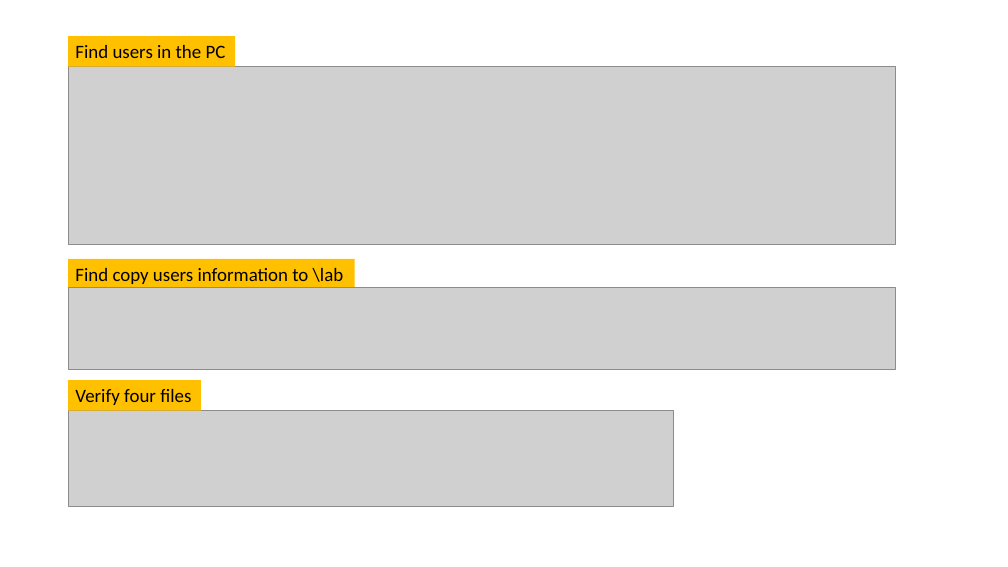
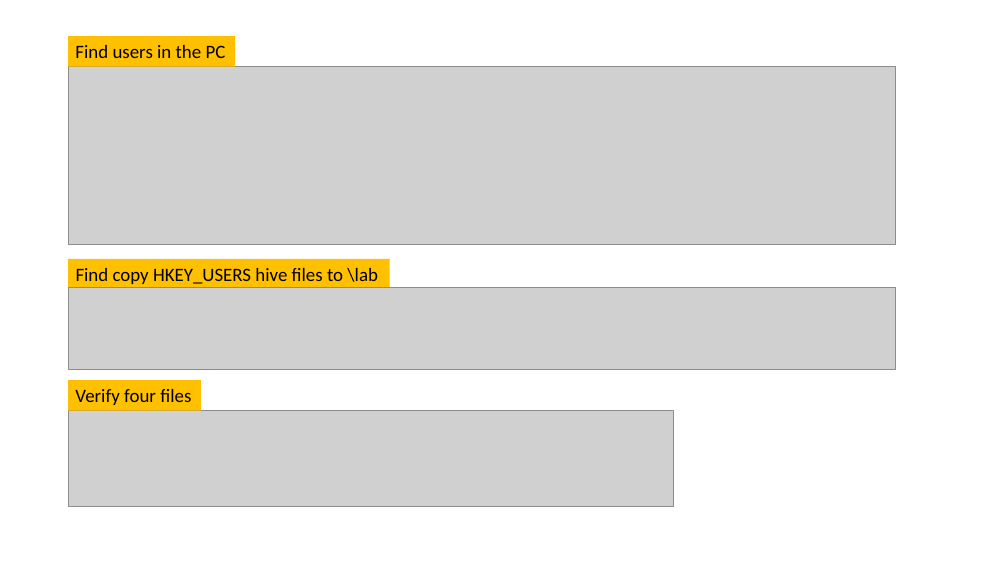
Before and after one commit to frankwxu/digital-forensics-lab, a slide deck: slide 37 of NIST_Data_Leakage_Case/NIST_Data_Leakage_00_Env_Setting.pptx (slide 27 before the commit). Drawn at 1008x567 pixels with LibreOffice and Linux fonts; fonts in the diff are those of the drawing; grey boxes stand for pictures; background and template pictures are left out. Boxes give left, top, right and bottom in pixels: in the first picture for what was removed or moved away, otherwise in the second. Text is boxed around its words. In the diff, an @@ line names an element or a change of style, - is before the commit and + after.

```diff
--- a/NIST_Data_Leakage_Case/NIST_Data_Leakage_00_Env_Setting.pptx
+++ b/NIST_Data_Leakage_Case/NIST_Data_Leakage_00_Env_Setting.pptx
@@ rectangle "Find copy HKEY_USERS hive files ...": place and size @@
-rectangle "Find copy HKEY_USERS hive files ..." at (68, 259, 355, 289)
+rectangle "Find copy HKEY_USERS hive files ..." at (68, 259, 389, 289)
@@ text in rectangle at (76, 268, 378, 284): text changed @@
-Find copy users information to \lab
+Find copy HKEY_USERS hive files to \lab
```
Also in this commit, not shown: 14 other slides changed, 11 slides added, 1 slide removed.
